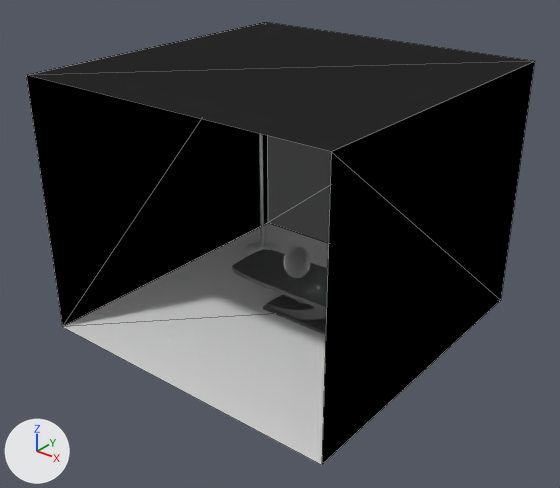
A saved change to the Blender file vk_raytracing/media/scenes/Bidirectional/veach_alt.blend.
The view is the same before and after, from a 50 mm camera at (2.66, -3.39, 2.6) aimed at (0.03, -0.1, 0.56). Arrows for +X, +Y and +Z are at lower left; the lights stay in place. The picture after the commit comes second. Mesh edges are drawn as thin lines on the coarser meshes.

The older version as bpy lines, for what is in view:
```python
me_cornellbox_sphere = bpy.data.meshes.new('CornellBox-Sphere')
me_cornellbox_sphere.from_pydata(...)  # 20 vertices, 10 faces; spans x -1.01..1.0, y 0.0..1.59, z -1.04..0.99
me_cornellbox_sphere.materials.append(mat_paredes)  # white #e7e7e7
# before: 0 (1.0, 0.0, -1.04) at pixel (500, 300), 1 (-1.01, 0.0, -1.04) at pixel (267, 222), 2 (-1.01, 0.0, 0.99) at pixel (62, 326), 3 (1.0, 0.0, 0.99) at pixel (321, 464), 4 (1.0, 1.59, -1.04) at pixel (534, 61)
# before: 5 (1.0, 1.59, 0.99) at pixel (331, 151), 6 (-1.01, 1.59, 0.99) at pixel (26, 75), 7 (-1.01, 1.59, -1.04) at pixel (266, 22), 8 (1.0, 1.59, -1.04) at pixel (534, 61), 9 (-1.01, 1.59, -1.04) at pixel (266, 22)
# before: 10 (-1.01, 0.0, -1.04) at pixel (267, 222), 11 (1.0, 0.0, -1.04) at pixel (500, 300), 12 (1.0, 1.59, 0.99) at pixel (331, 151), 13 (1.0, 1.59, -1.04) at pixel (534, 61), 14 (1.0, 0.0, -1.04) at pixel (500, 300)
# before: 15 (1.0, 0.0, 0.99) at pixel (321, 464), 16 (-1.01, 1.59, -1.04) at pixel (266, 22), 17 (-1.01, 1.59, 0.99) at pixel (26, 75), 18 (-1.01, 0.0, 0.99) at pixel (62, 326), 19 (-1.01, 0.0, -1.04) at pixel (267, 222)
me_mesh = bpy.data.meshes.new('Mesh')
me_mesh.from_pydata(...)  # 2335 vertices, 4602 faces; spans x -0.16..0.13, y -0.19..0.1, z 0.0..2.12
# faces by material slot: [4591, 11]
me_mesh.materials.append(mat_lamp)  # light grey #dbdbdb
me_mesh.materials.append(mat_light_001)  # white #e7e7e7, glowing white #ffffff
me_sphere = bpy.data.meshes.new('Sphere')
me_sphere.from_pydata(...)  # 1172 vertices, 1200 faces; spans x -0.99..0.99, y -1.0..1.0, z -1.0..1.0
me_sphere.materials.append(mat_egg)  # white #e7e7e7
ob_blake_torchere = bpy.data.objects.new('Blake_Torchere', me_mesh)
ob_blake_torchere.location = (-0.692, 0.637, 0.0)
ob_blake_torchere.rotation_euler = (0.0, 0.0, 0.486)  # degrees (0, 0, 28)
ob_blake_torchere.scale = (1.21, 1.21, 0.655)
ob_cornellbox_sphere = bpy.data.objects.new('CornellBox-Sphere', me_cornellbox_sphere)
ob_cornellbox_sphere.location = (0.0, 0.0, 0.0)
ob_cornellbox_sphere.rotation_euler = (1.571, 0.0, 0.0)  # degrees (90, 0, 0)
ob_sphere = bpy.data.objects.new('Sphere', me_sphere)
ob_sphere.location = (0.027, 0.075, 0.362)
ob_sphere.scale = (0.0847, 0.0847, 0.106)
# also in view: 'Guy_SERRA' at (0.16, 0.08, 0.13)
```
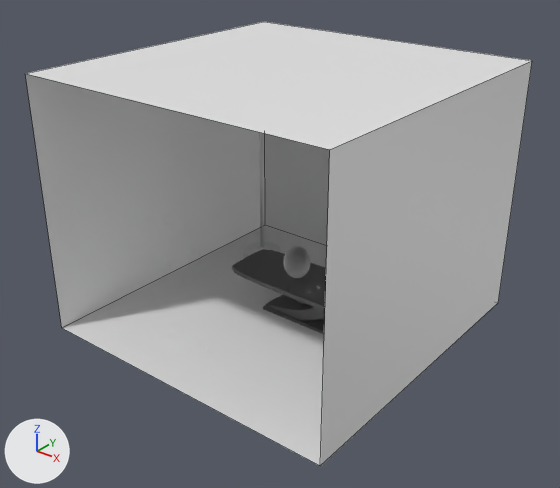
What differs and where, as boxes [x1, y1, x2, y2] in the pictures (560 x 488 px):
'CornellBox-Sphere', reshaped
    before: [26, 22, 535, 465]
    after: [25, 22, 532, 466]

The edits, one by one:
me_cornellbox_sphere is used by ob_cornellbox_sphere; location (0.0, 0.0, 0.0); rotation (1.571, 0.0, 0.0), in degrees (90, 0, 0).
Verts and faces of me_cornellbox_sphere; kept vertices keep their numbers, new ones are numbered from 20.
me_cornellbox_sphere had 20 vertices, 10 faces and spanned x -1.01..1.0, y 0.0..1.59, z -1.04..0.99.
me_cornellbox_sphere now has 8 vertices, 5 faces and spans x -1.0..1.0, y 0.0..1.6, z -1.0..1.0.
Part 1, on me_cornellbox_sphere:
Vertices deleted: 0 to 19 (with the faces that use them).
New vertex 20 is at (-1.0, 0.0, 1.0), pixel (61, 327).
New vertex 21 is at (-1.0, 1.6, 1.0), pixel (25, 73).
New vertex 22 is at (-1.0, 0.0, -1.0), pixel (265, 224).
New vertex 23 is at (-1.0, 1.6, -1.0), pixel (263, 21).
New vertices 24 to 27 stand at vertices 20 to 23, in that order, plus (2.0, 0.0, 0.0).
New faces: (20, 22, 23, 21), (22, 26, 27, 23), (24, 25, 27, 26), (20, 24, 26, 22), (21, 23, 27, 25).
